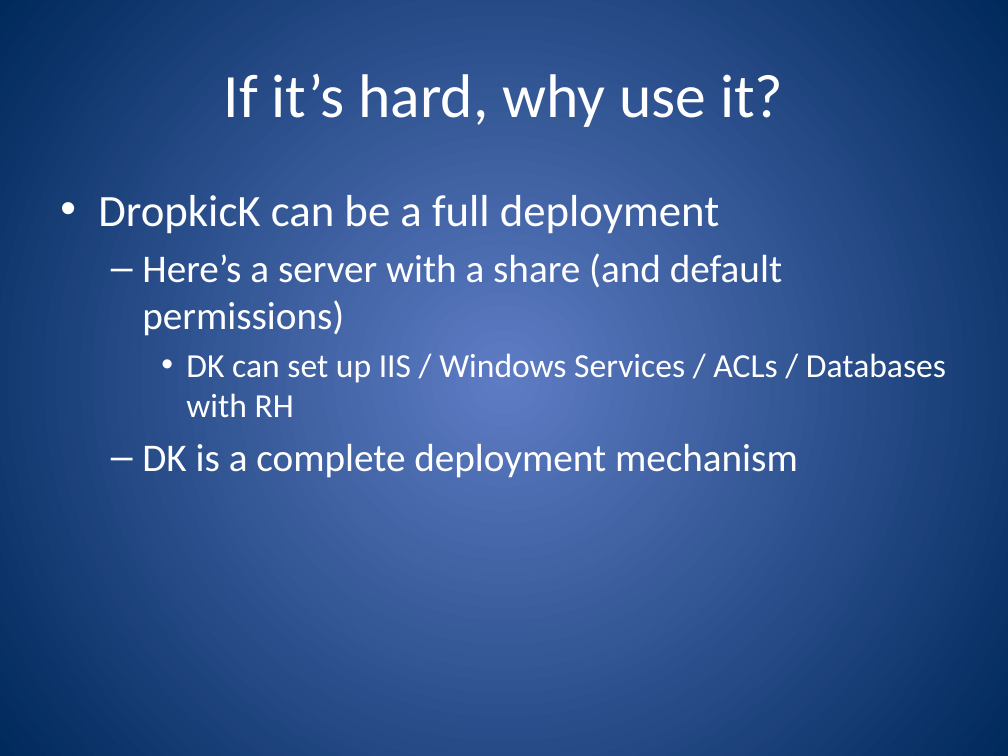
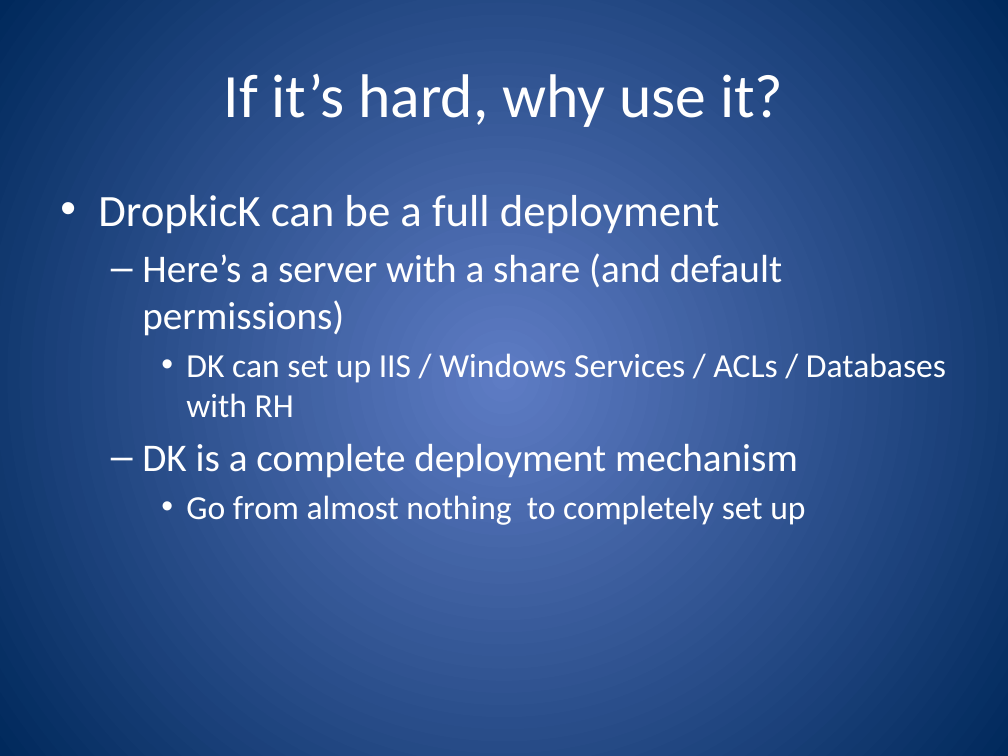
Before and after one commit to ferventcoder/presentations, a slide deck: slide 15 of dotNet/dropkick/DropkicK.pptx. Drawn at 1008x756 pixels with LibreOffice and Linux fonts; fonts in the diff are those of the drawing. Boxes give left, top, right and bottom in pixels: in the first picture for what was removed or moved away, otherwise in the second. Text is boxed around its words. In the diff, an @@ line names an element or a change of style, - is before the commit and + after.

```diff
--- a/dotNet/dropkick/DropkicK.pptx
+++ b/dotNet/dropkick/DropkicK.pptx
@@ text at (186, 495, 805, 525): paragraph added @@
+    • Go from almost nothing to completely set up
```
Also in this commit, not shown: 4 other slides changed, 7 other files.
